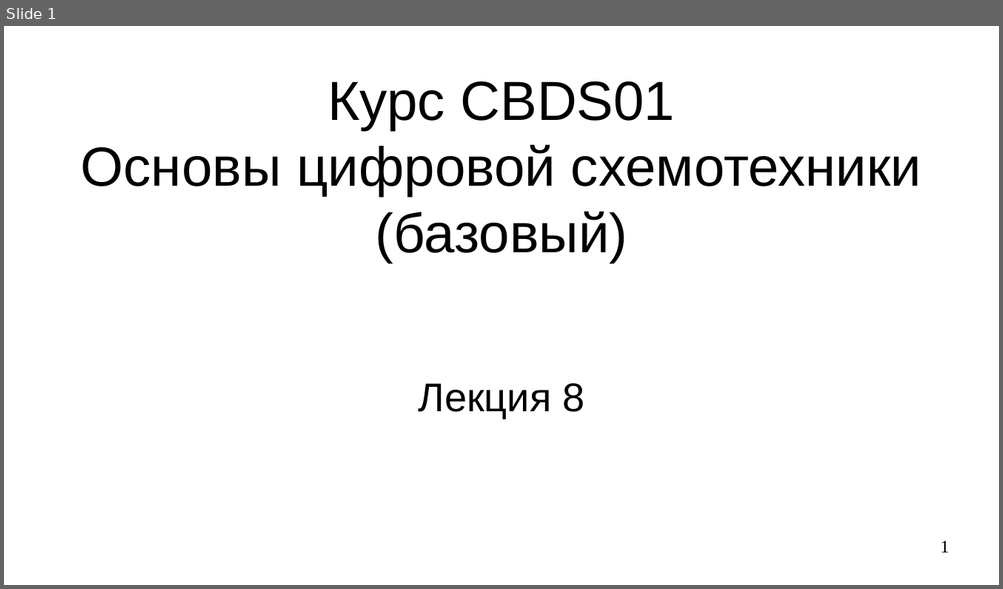
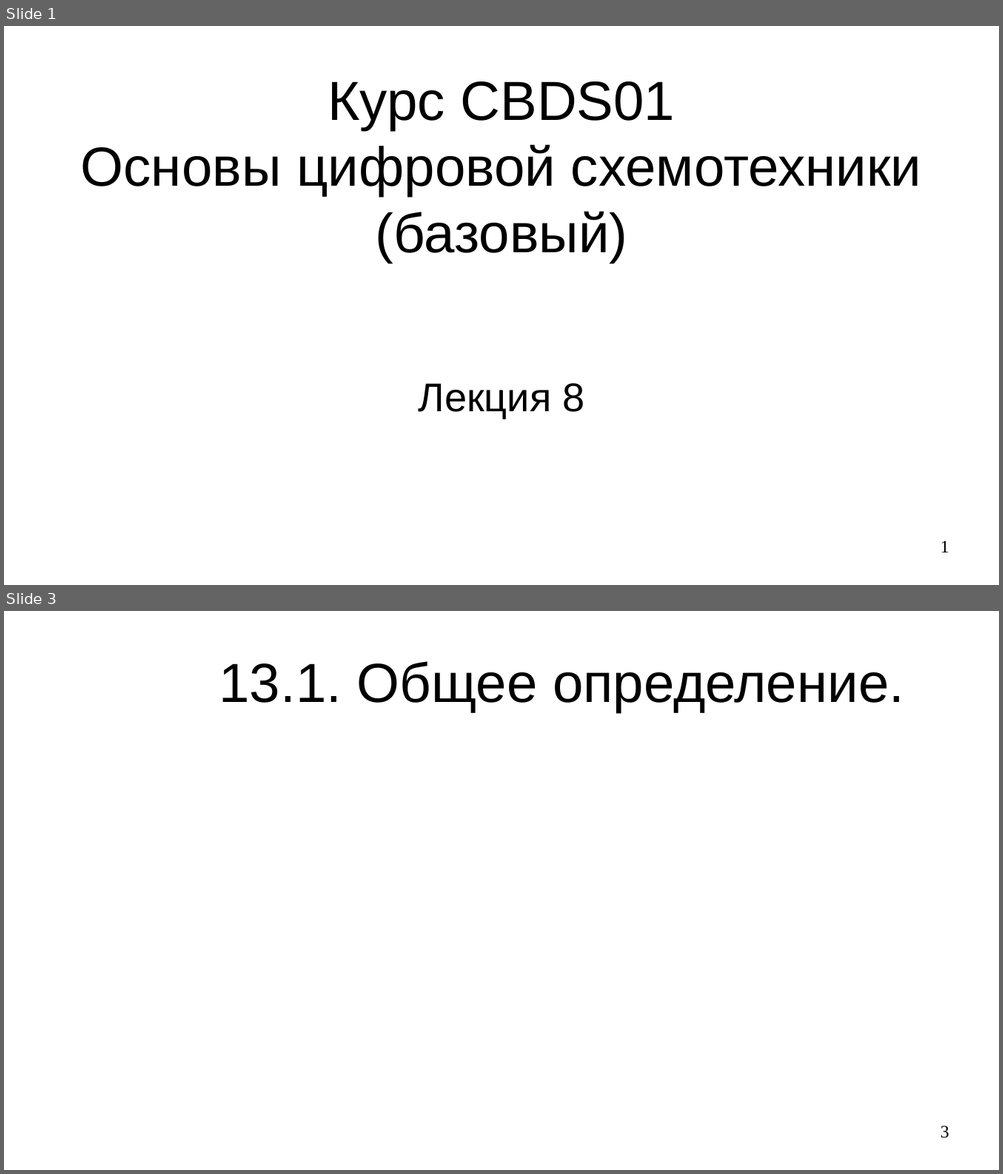
Before and after one commit to steelcraft/stud-lab, a slide deck: Лекции/СBDS01#L8.odp. Shown one above the other, each under a label of ours: slide 1 before the commit, slides 1 and 3 after it; the slides between them are not shown. The pictures are 1003x589 and 1003x1174 pixels, drawn with LibreOffice and Linux fonts; fonts in the diff are those of the drawing. Boxes give left, top, right and bottom in pixels: in the first picture for what was removed or moved away, otherwise in the second. Text is boxed around its words. In the diff, an @@ line names an element or a change of style, - is before the commit and + after.

```diff
--- a/Лекции/СBDS01#L8.odp
+++ b/Лекции/СBDS01#L8.odp
@@ slide 3 added at bbox=[4, 611, 999, 1170], background #FFFFFF @@
@@ title added at bbox=[219, 661, 904, 712], 44 pt, text #000000 @@
+13.1. Общее определение.
@@ page number added at bbox=[940, 1126, 949, 1139], 14 pt, text #000000 @@
+3
```
Also in this commit, not shown: 11 other slides added.
